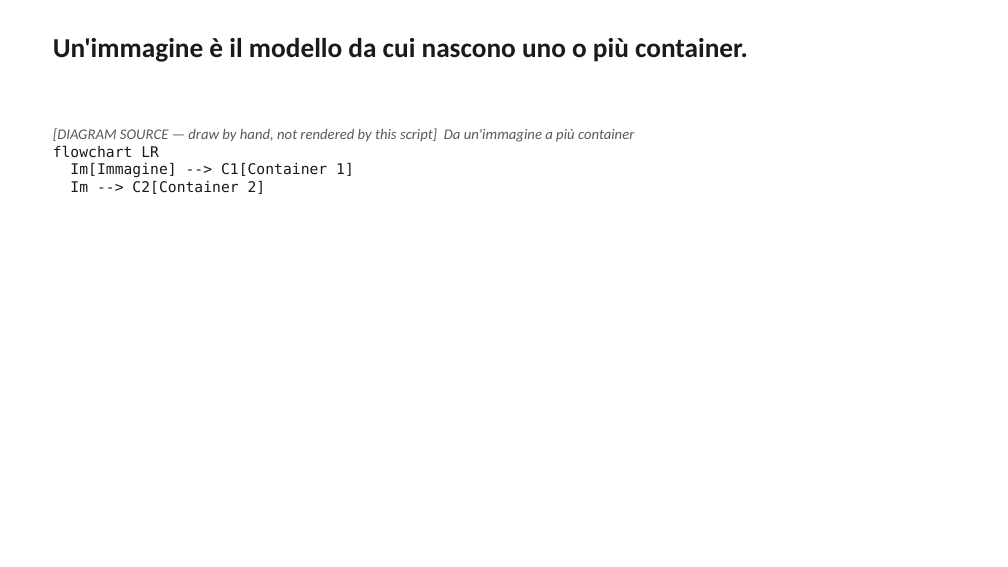
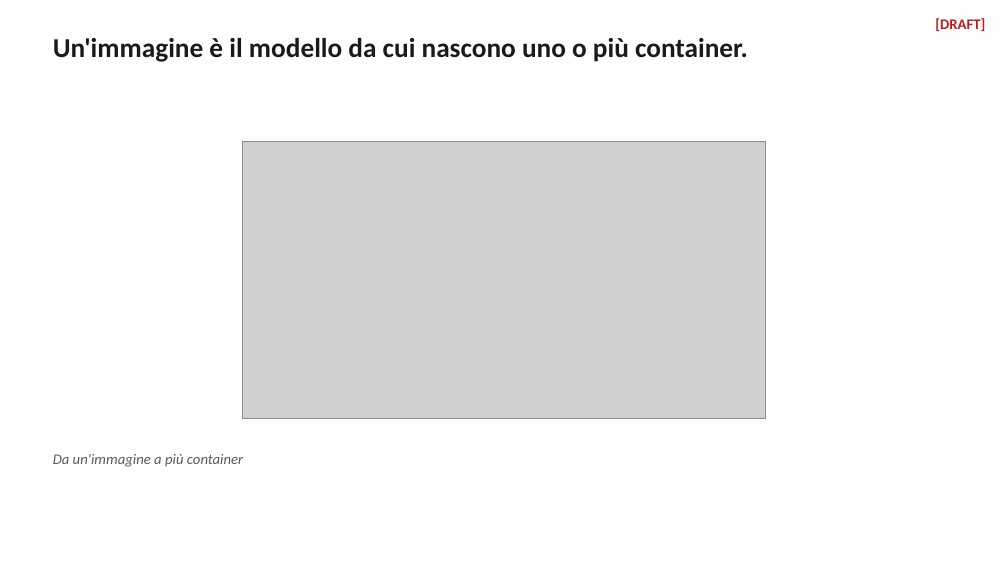
Before and after one commit to danidemi/teaching-support, a slide deck: slide 13 of learning-test-course-docker/material/slides/out/session-01.pptx. Drawn at 1008x567 pixels with LibreOffice and Linux fonts; fonts in the diff are those of the drawing; grey boxes stand for pictures. Boxes give left, top, right and bottom in pixels: in the first picture for what was removed or moved away, otherwise in the second. Text is boxed around its words. In the diff, an @@ line names an element or a change of style, - is before the commit and + after.

```diff
--- a/learning-test-course-docker/material/slides/out/session-01.pptx
+++ b/learning-test-course-docker/material/slides/out/session-01.pptx
@@ text added at bbox=[935, 18, 985, 31], 14 pt, text #C01C1C, bold @@
+[DRAFT]
@@ text removed at bbox=[53, 128, 634, 194] @@
-[DIAGRAM SOURCE — draw by hand, not rendered by this script] Da un'immagine a più container
-flowchart LR
-Im[Immagine] --> C1[Container 1]
-Im --> C2[Container 2]
@@ picture added at bbox=[243, 141, 766, 419] @@
@@ text added at bbox=[53, 454, 243, 467], 14 pt, text #5A5A5A, italic @@
+Da un'immagine a più container
```
Also in this commit, not shown: 20 other slides changed, 59 other files.
